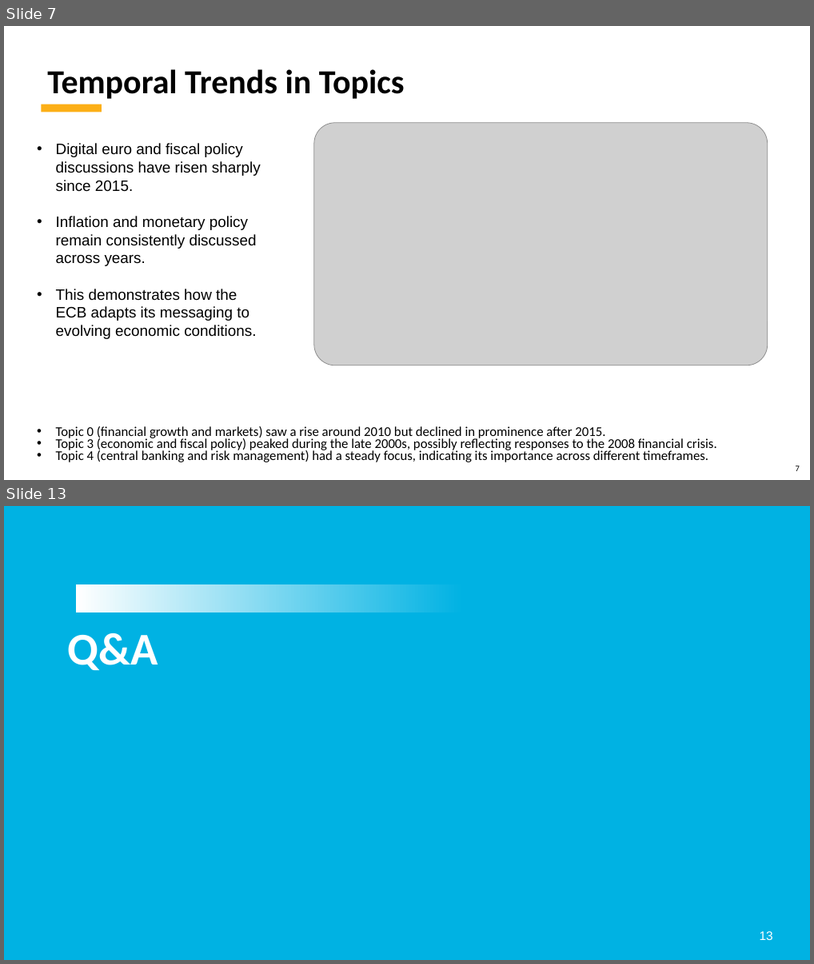
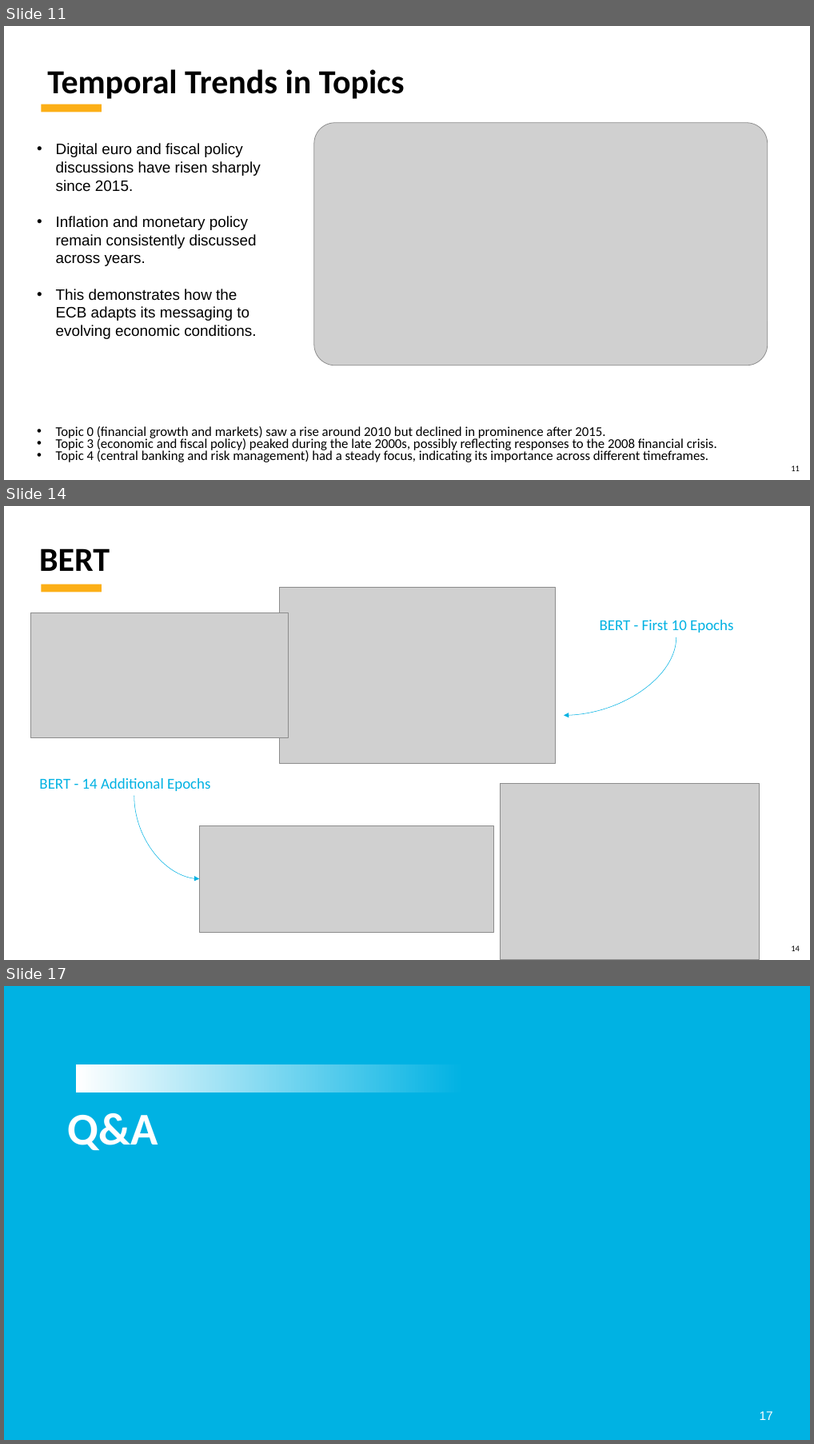
Before and after one commit to kubernetes-world/3666-ANLP-Predicting-ECB-Monetary-Policy, a slide deck: 3666 ANLP - Predicting ECB Monetary Policy.Final Project.pptx. Shown one above the other, each under a label of ours: slides 7 and 13 before the commit, slides 11, 14 and 17 after it; the slides between them are not shown. The pictures are 814x964 and 814x1444 pixels, drawn with LibreOffice and Linux fonts; fonts in the diff are those of the drawing; grey boxes stand for pictures; background and template pictures are left out. Boxes give left, top, right and bottom in pixels: in the first picture for what was removed or moved away, otherwise in the second. Text is boxed around its words. In the diff, an @@ line names an element or a change of style, - is before the commit and + after.

```diff
--- a/3666 ANLP - Predicting ECB Monetary Policy.Final Project.pptx
+++ b/3666 ANLP - Predicting ECB Monetary Policy.Final Project.pptx
@@ slide 14 added at [4, 506, 810, 960], background picture (left out); not listed: 2 template elements that a slide beside it also shows @@
@@ text added at [39, 548, 110, 571], 40 pt, text #000000, bold @@
+BERT
@@ picture added at [279, 587, 556, 763] @@
@@ picture added at [30, 612, 288, 738] @@
@@ text added at [600, 620, 734, 632], 18 pt, text #00B2E3 @@
+BERT - First 10 Epochs
@@ curved arrow added from (677, 637) to (564, 716), #00B2E3 0.5 pt @@
@@ text added at [39, 778, 210, 791], 18 pt, text #00B2E3 @@
+BERT - 14 Additional Epochs
@@ picture added at [500, 783, 759, 959] @@
@@ curved arrow added from (134, 795) to (199, 879), #00B2E3 0.5 pt @@
@@ picture added at [199, 825, 494, 932] @@
@@ what was slide 7 is now slide 11 @@
@@ page number at [791, 465, 800, 471]: text changed @@
-7
+11
@@ what was slide 13 is now slide 17 @@
@@ page number at [760, 1411, 774, 1420]: text changed @@
-13
+17
```
Also in this commit, not shown: 7 slides changed, 5 other slides added, 3 slides removed.
